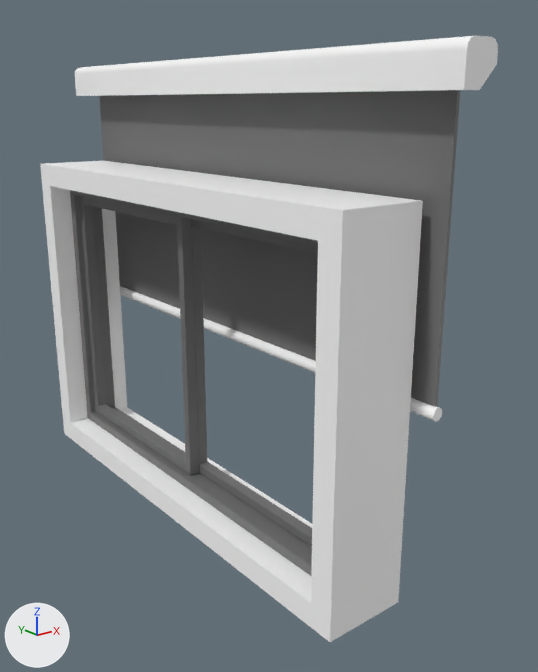
An edit to the FBX model Avoid/Assets/Resources/House/Window.fbx, drawn before and after from the same camera.
Before and after are seen from a 50 mm lens placed at (-1.683, -1.213, 0.597), pointed at (-1.278, -0.707, 0.395). Lighting does not change. The marker at lower left points along +X, +Y and +Z. Where no turn or scale is listed for an object, it has been applied to the vertices.
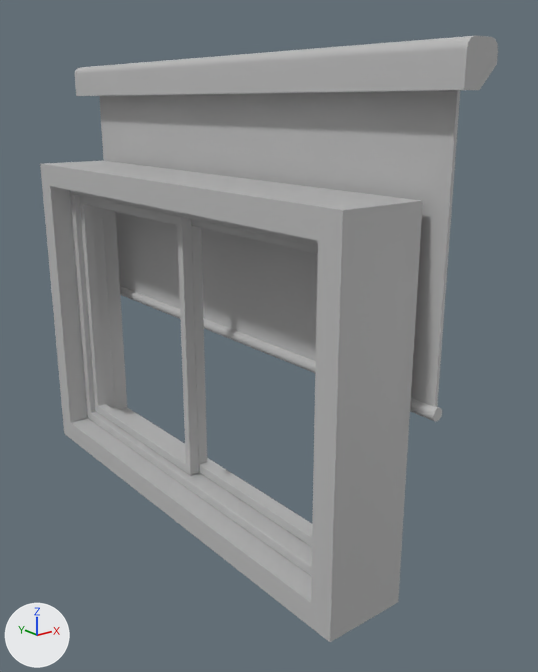
Patch to the scene script:
```diff
--- a/Avoid/Assets/Resources/House/Window.fbx.py
+++ b/Avoid/Assets/Resources/House/Window.fbx.py
@@ mat_lambert1 @@
+mat_lambert1 = principled_material('lambert1')
+mat_lambert1.base_color = (0.5, 0.5, 0.5)  # grey #bcbcbc
@@ me_mesh_001 @@
 me_mesh_001.from_pydata(...)  # 30 vertices, 21 faces; spans x -0.015..0.015, y -0.264..0.264, z -0.015..0.015
-me_mesh_001.materials.append(mat_lambert9)  # white #ffffff
+me_mesh_001.materials.append(mat_lambert1)  # grey #bcbcbc
@@ me_mesh_006 @@
 me_mesh_006.from_pydata(...)  # 34 vertices, 48 faces; spans x -0.005..0.005, y -0.249..0.249, z -0.005..0.005
-me_mesh_006.materials.append(mat_lambert9)  # white #ffffff
+me_mesh_006.materials.append(mat_lambert1)  # grey #bcbcbc
@@ me_mesh @@
 me_mesh.from_pydata(...)  # 8 vertices, 6 faces; spans x -0.001..0.001, y -0.245..0.245, z -0.119..0.119
-me_mesh.materials.append(mat_lambert7)  # grey #707070
+me_mesh.materials.append(mat_lambert1)  # grey #bcbcbc
@@ me_mesh_004 @@
 me_mesh_004.from_pydata(...)  # 256 vertices, 256 faces; spans x -0.005..0.005, y -0.102..0.102, z -0.124..0.124
-me_mesh_004.materials.append(mat_lambert7)  # grey #707070
+me_mesh_004.materials.append(mat_lambert1)  # grey #bcbcbc
@@ me_mesh_005 @@
 me_mesh_005.from_pydata(...)  # 256 vertices, 256 faces; spans x -0.005..0.005, y -0.101..0.101, z -0.124..0.124
-me_mesh_005.materials.append(mat_lambert7)  # grey #707070
+me_mesh_005.materials.append(mat_lambert1)  # grey #bcbcbc
@@ me_mesh_003 @@
 me_mesh_003.from_pydata(...)  # 256 vertices, 256 faces; spans x -0.016..0.016, y -0.208..0.208, z -0.135..0.135
-me_mesh_003.materials.append(mat_lambert7)  # grey #707070
+me_mesh_003.materials.append(mat_lambert1)  # grey #bcbcbc
@@ me_mesh_002 @@
 me_mesh_002.from_pydata(...)  # 16 vertices, 16 faces; spans x -0.037..0.037, y -0.23..0.23, z -0.156..0.156
-me_mesh_002.materials.append(mat_lambert9)  # white #ffffff
+me_mesh_002.materials.append(mat_lambert1)  # grey #bcbcbc
```

Location of each change, (x1, y1, x2, y2) in pixels of the pictures (538 x 672 px):
'pCube98', recoloured (white to grey): (40, 161, 423, 642) in both
'pCube103', recoloured: (99, 90, 460, 407) in both
'pCube104', recoloured (white to grey): (75, 36, 498, 96) in both
'pCube100', recoloured: (70, 190, 318, 576) in both
'pCube102', recoloured: (79, 196, 199, 476) in both
'pCube101', recoloured: (191, 219, 318, 547) in both
'pCylinder41', recoloured (white to grey): (120, 286, 442, 422) in both
